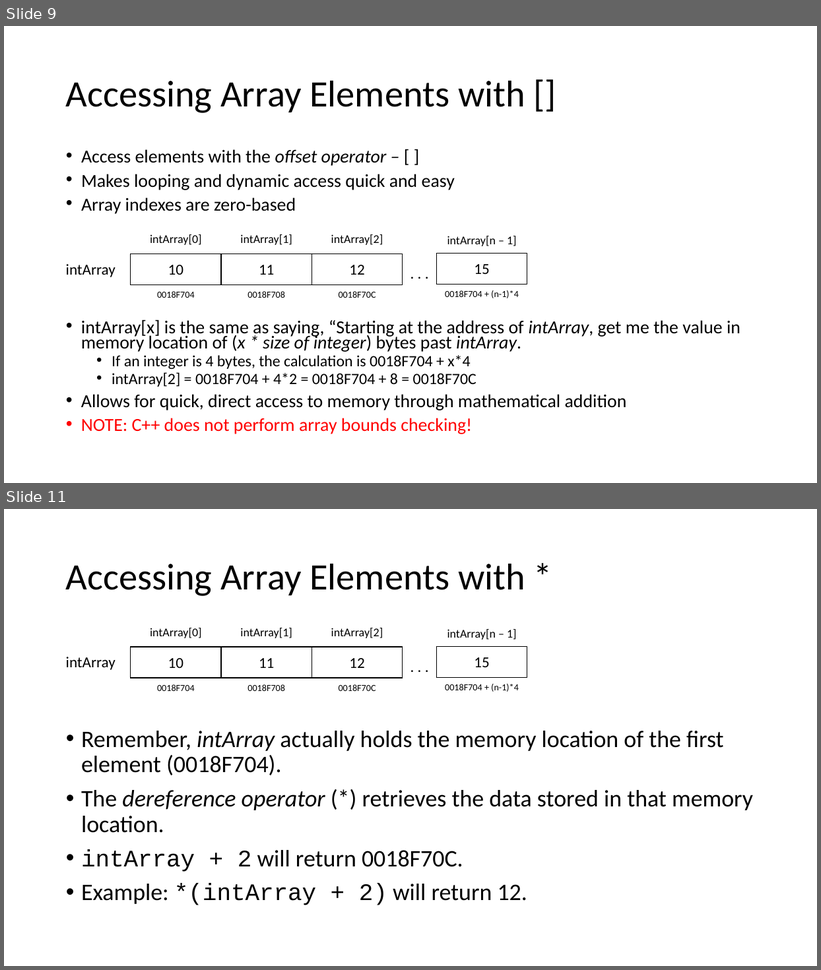
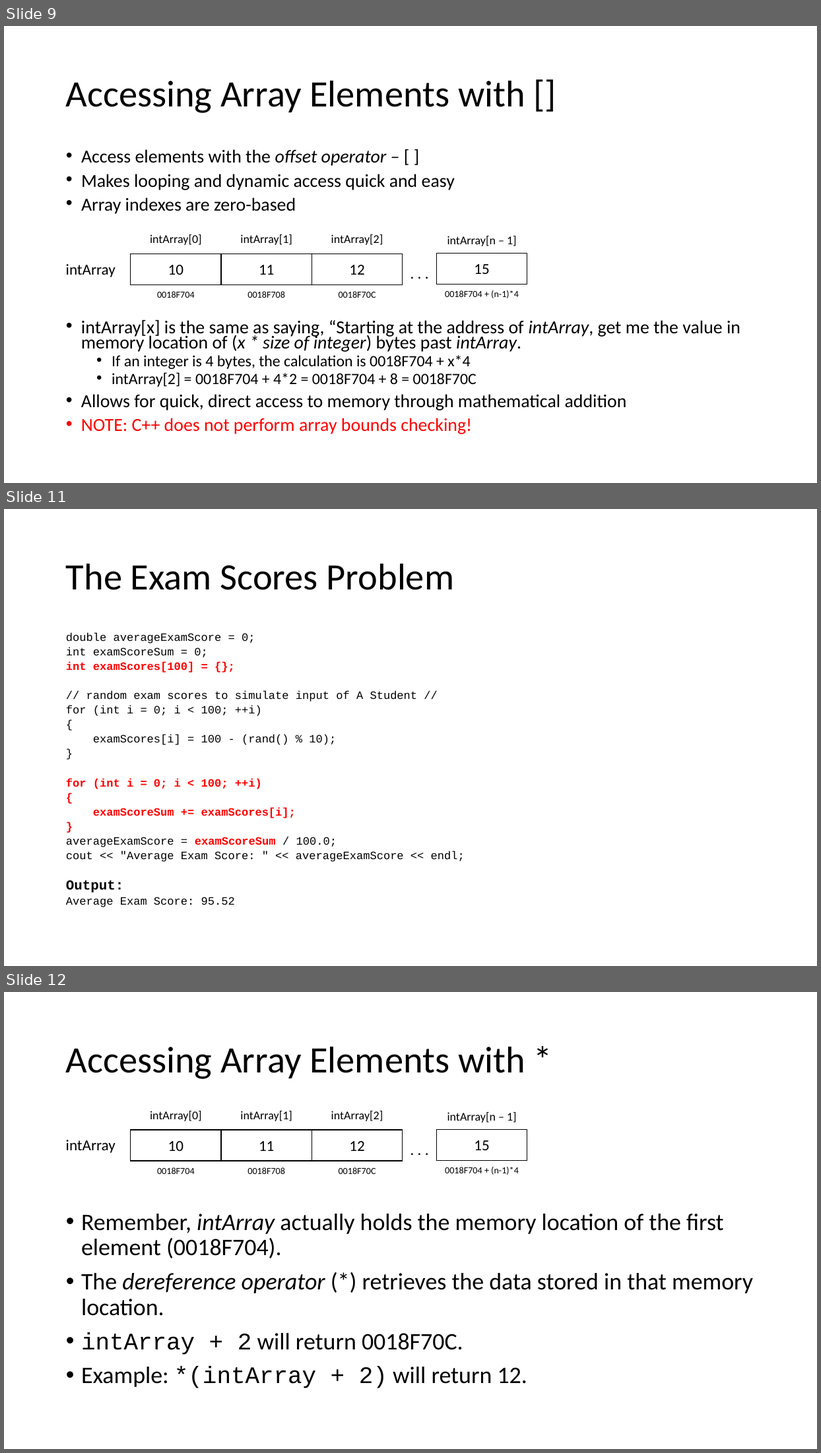
Before and after one commit to donaldsawyer/Demos, a slide deck: ARCC/intro_to_arrays_in_cpp/intro_to_arrays_in_cpp.pptx. Shown one above the other, each under a label of ours: slides 9 and 11 before the commit, slides 9, 11 and 12 after it; the slides between them are not shown. The pictures are 821x970 and 821x1453 pixels, drawn with LibreOffice and Linux fonts; fonts in the diff are those of the drawing. Boxes give left, top, right and bottom in pixels: in the first picture for what was removed or moved away, otherwise in the second. Text is boxed around its words. In the diff, an @@ line names an element or a change of style, - is before the commit and + after.

Commit message:
fixed code error in ppt
Fixed a code error in the accessing arrays demo.  Added a second demo
with the examScores example.

```diff
--- a/ARCC/intro_to_arrays_in_cpp/intro_to_arrays_in_cpp.pptx
+++ b/ARCC/intro_to_arrays_in_cpp/intro_to_arrays_in_cpp.pptx
@@ slide 11 added at (4,509,817,966), background #FFFFFF @@
@@ title added at (66,563,454,590), 44 pt, text #000000 @@
+The Exam Scores Problem
@@ text added at (66,632,465,908), 13.3 pt, text #000000 @@
+double averageExamScore = 0;
+int examScoreSum = 0;
+int examScores[100] = {};
+// random exam scores to simulate input of A Student //
+for (int i = 0; i < 100; ++i)
+{
+examScores[i] = 100 - (rand() % 10);
+}
+for (int i = 0; i < 100; ++i)
+{
+examScoreSum += examScores[i];
+}
+averageExamScore = examScoreSum / 100.0;
+cout << "Average Exam Score: " << averageExamScore << endl;
+Output:
+Average Exam Score: 95.52
@@ what was slide 11 is now slide 12 @@
```
Also in this commit, not shown: 2 slides changed.
